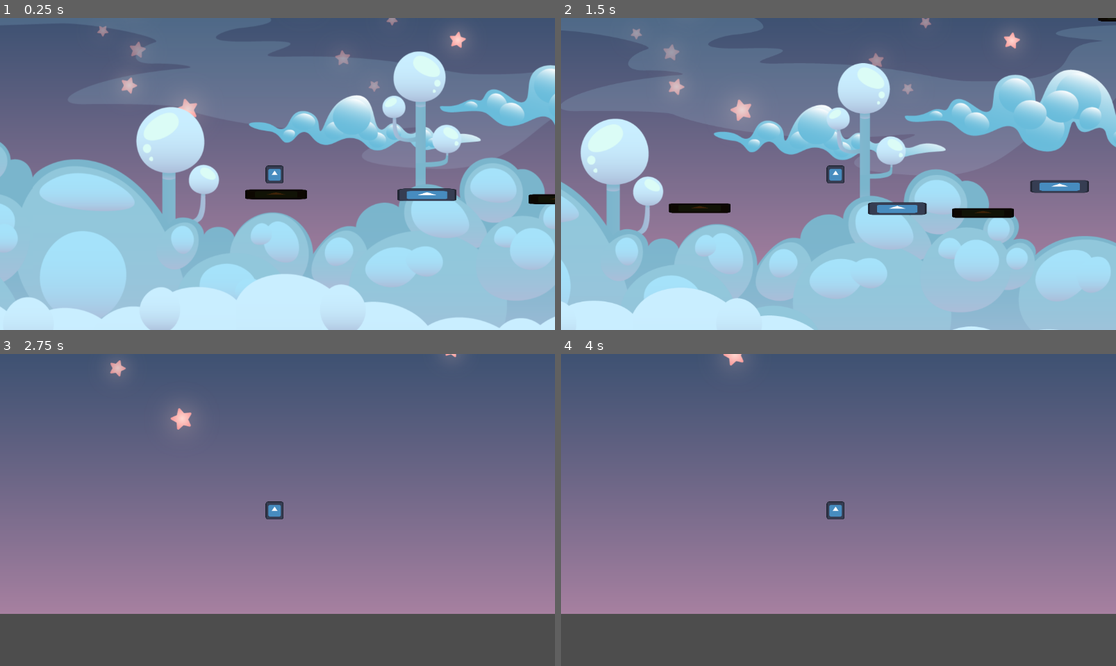
Above: before the commit, frames 1-4 (two rows, left to right).
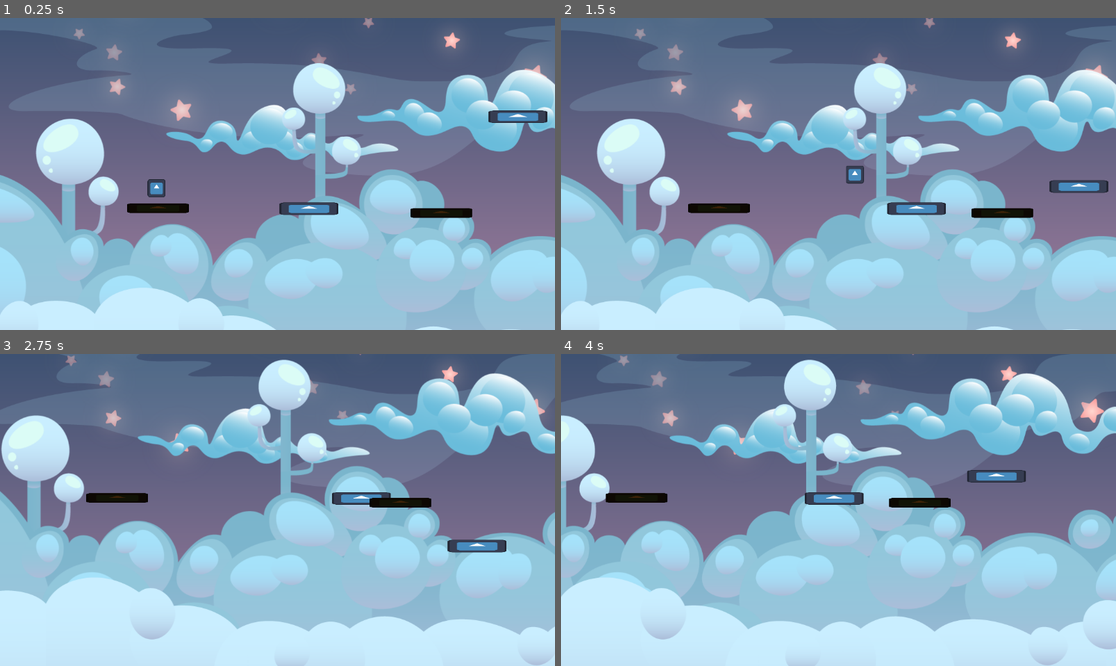
Above: after the commit, the same moments.

Repository: danigeri/Brackeys-Game-Jam
Game: Godot game, scene res://scenes/GameLoop/game_loop.tscn
Two runs of this game, one before a commit and one after it. Both use one fixed random seed, a clock stepped at 60 frames per second and the inputs below. The engine's default icon, where the game draws it, is replaced by a stand-in: a white triangle on a blue panel in a dark square.
Inputs (mouse positions are in pixels of both pictures, inside the frame that each line leads up to):
- Up to frame 1 (0.25 s): no input
- Up to frame 2 (1.5 s): move the mouse to (993, 189) at 0.52 s; press the mouse at (993, 189) at 0.53 s; hold Right (right) from 0.53 s (still down); tap Up (up) at 0.77 s; move the mouse to (1093, 189) at 1.27 s; release the mouse at (1093, 189) at 1.28 s; click (1093, 189) at 1.35 s
- Up to frame 3 (2.75 s): tap Up (up) at 1.52 s; move the mouse to (333, 441) at 2.02 s; release Right (right) at 2.03 s; press the mouse at (333, 441) at 2.03 s; hold Left (left) from 2.03 s (still down)
- Up to frame 4 (4 s): move the mouse to (810, 572) at 2.77 s; release Left (left) at 2.78 s; release the mouse at (810, 572) at 2.78 s; hold Right (right) from 2.78 s (still down); click (810, 572) at 2.85 s; tap Up (up) at 3.02, 3.77 s; move the mouse to (1005, 556) at 3.52 s; press the mouse at (1005, 556) at 3.53 s

The runs differ from the first frame. In frame 1, 46% of the frame differs, in the area x 0-100%, y 0-100%; in frame 2, 21%; in frame 3, 63%; in frame 4, 63%.

Commit message:
Camera and repeat improvements and fixes.

Diff:
--- a/scenes/GameLoop/game_loop.tscn
+++ b/scenes/GameLoop/game_loop.tscn
@@ -58,11 +58,13 @@
 
 [node name="Camera2D" type="Camera2D" parent="Player" unique_id=383817522]
 position = Vector2(7, 0)
-limit_enabled = false
-limit_left = -500
-limit_top = 0
-limit_right = 1420
-limit_bottom = 1080
+limit_left = -964
+limit_top = -537
+limit_right = 956
+limit_bottom = 530
+position_smoothing_enabled = true
+drag_horizontal_enabled = true
+drag_vertical_enabled = true
 
 [node name="GhostCamera" type="Camera2D" parent="." unique_id=1831260324]
 position = Vector2(-9, -26)
--- a/scenes/Parallax/environment.tscn
+++ b/scenes/Parallax/environment.tscn
@@ -16,14 +16,17 @@
 z_index = -100
 scroll_scale = Vector2(0, 0)
 repeat_size = Vector2(1920, 0)
+repeat_times = 3
 
 [node name="Layer" type="Sprite2D" parent="Parallax2D_Layer9" unique_id=602704761]
+scale = Vector2(1.2, 1.2)
 texture = ExtResource("1_0e0uu")
 
 [node name="Parallax2D_Layer8" type="Parallax2D" parent="." unique_id=1419556619]
 z_index = -90
 scroll_scale = Vector2(0.05, 0.05)
 repeat_size = Vector2(1920, 0)
+repeat_times = 3
 
 [node name="Layer" type="Sprite2D" parent="Parallax2D_Layer8" unique_id=296525726]
 texture = ExtResource("2_erpxx")
@@ -32,6 +35,7 @@
 z_index = -80
 scroll_scale = Vector2(0.1, 0.1)
 repeat_size = Vector2(1920, 0)
+repeat_times = 3
 
 [node name="Layer" type="Sprite2D" parent="Parallax2D_Layer7" unique_id=1962532732]
 texture = ExtResource("3_5h6yr")
@@ -40,6 +44,7 @@
 z_index = -70
 scroll_scale = Vector2(0.2, 0.2)
 repeat_size = Vector2(1920, 0)
+repeat_times = 3
 
 [node name="Layer" type="Sprite2D" parent="Parallax2D_Layer6" unique_id=1684527326]
 texture = ExtResource("4_rd8ns")
@@ -48,6 +53,7 @@
 z_index = -60
 scroll_scale = Vector2(0.35, 0.35)
 repeat_size = Vector2(1920, 0)
+repeat_times = 3
 
 [node name="Layer" type="Sprite2D" parent="Parallax2D_Layer5" unique_id=1096005358]
 texture = ExtResource("5_smk7f")
@@ -56,6 +62,7 @@
 z_index = -50
 scroll_scale = Vector2(0.5, 0.5)
 repeat_size = Vector2(1920, 0)
+repeat_times = 3
 
 [node name="Layer" type="Sprite2D" parent="Parallax2D_Layer4" unique_id=1840439709]
 texture = ExtResource("6_3e46c")
@@ -64,6 +71,7 @@
 z_index = -40
 scroll_scale = Vector2(0.7, 0.7)
 repeat_size = Vector2(1920, 0)
+repeat_times = 3
 
 [node name="Layer" type="Sprite2D" parent="Parallax2D_Layer3" unique_id=568825552]
 texture = ExtResource("7_naay8")
@@ -72,6 +80,7 @@
 z_index = -30
 scroll_scale = Vector2(0.85, 0.85)
 repeat_size = Vector2(1920, 0)
+repeat_times = 3
 
 [node name="Layer" type="Sprite2D" parent="Parallax2D_Layer2" unique_id=836895487]
 texture = ExtResource("8_siwce")
@@ -80,6 +89,7 @@
 z_index = -20
 scroll_scale = Vector2(1.2, 1)
 repeat_size = Vector2(1920, 0)
+repeat_times = 3
 
 [node name="Layer" type="Sprite2D" parent="Parallax2D_Layer1" unique_id=1390839871]
 texture = ExtResource("9_ovrjp")
